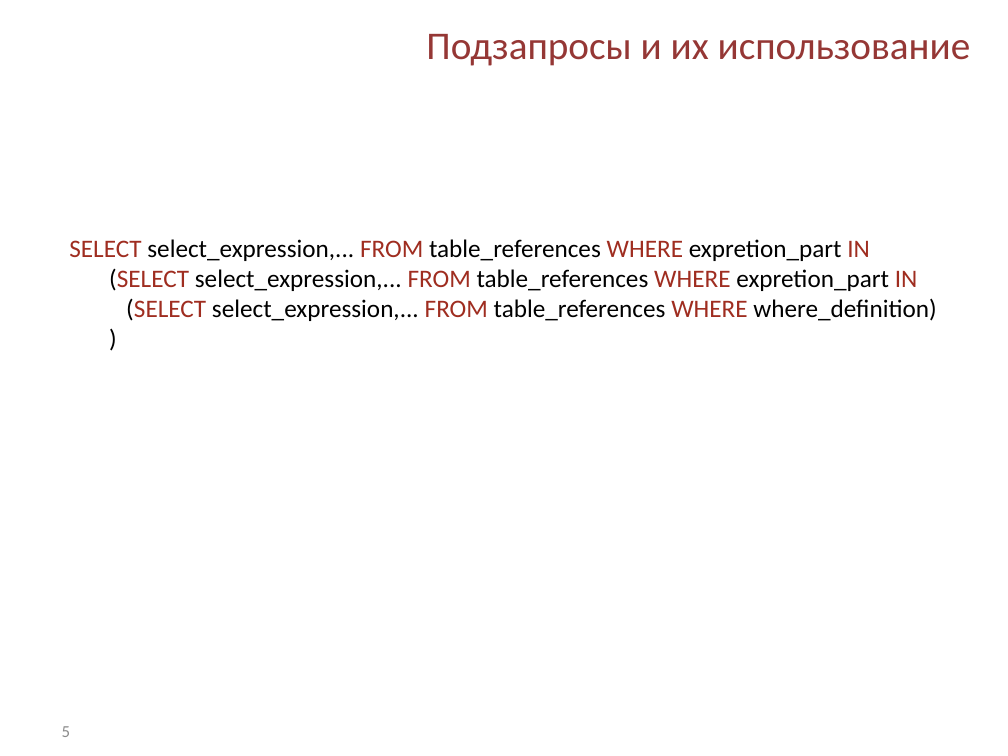
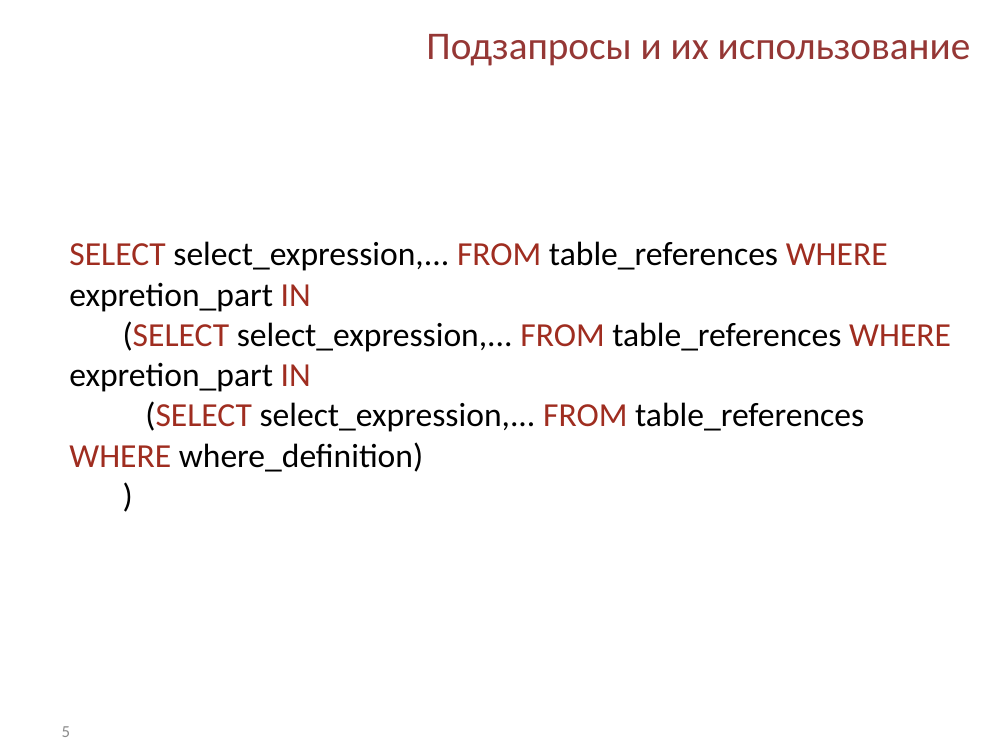
Before and after one commit to Kriger/DBaNT, a slide deck: slide 5 of Presentations/Lab_4_Smapling_and_filtering.pptx. Drawn at 1008x756 pixels with LibreOffice and Linux fonts; fonts in the diff are those of the drawing; background and template pictures are left out. Boxes give left, top, right and bottom in pixels: in the first picture for what was removed or moved away, otherwise in the second. Text is boxed around its words. In the diff, an @@ line names an element or a change of style, - is before the commit and + after.

```diff
--- a/Presentations/Lab_4_Smapling_and_filtering.pptx
+++ b/Presentations/Lab_4_Smapling_and_filtering.pptx
@@ text "SELECT select_expression,... FROM table_references WHERE ..." at [69,241,951,472]: size 18 to 24 pt @@
```
Also in this commit, not shown: 3 other slides changed, 5 other files.
